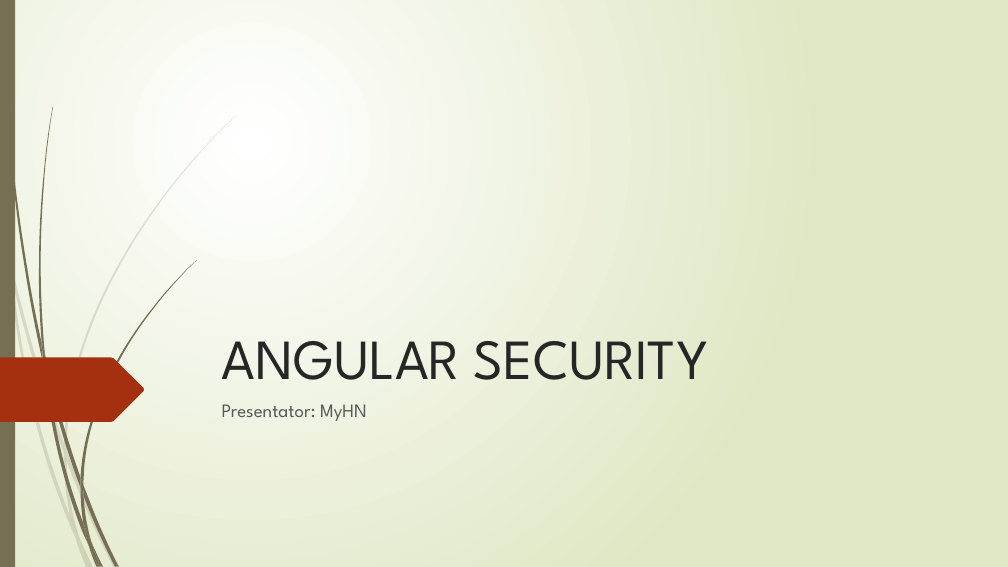
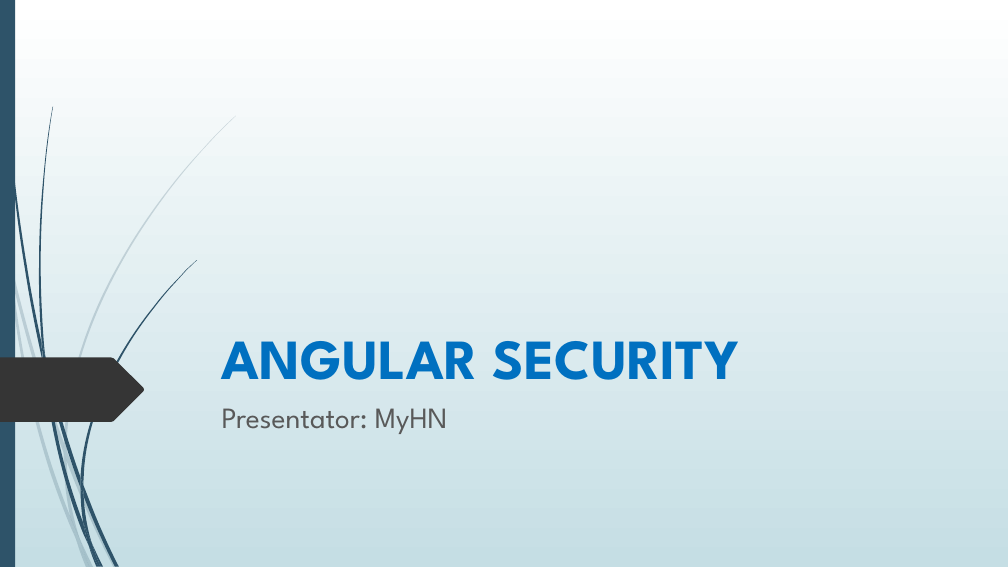
Before and after one commit to hoangmyit/Angular-NetCoreAuthenticationWithJWT, a slide deck: slide 1 of 1. Documents/ANGULAR SECURITY.pptx. Drawn at 1008x567 pixels with LibreOffice and Linux fonts; fonts in the diff are those of the drawing. Boxes give left, top, right and bottom in pixels: in the first picture for what was removed or moved away, otherwise in the second. Text is boxed around its words. In the diff, an @@ line names an element or a change of style, - is before the commit and + after.

```diff
--- a/1. Documents/ANGULAR SECURITY.pptx
+++ b/1. Documents/ANGULAR SECURITY.pptx
@@ background gradient #FFFFFF to #DFE8C4 to gradient #FFFFFF to #C5DEE5 @@
@@ freeform shape at <box>2,0,43,364</box>: fill #766F54 to #2E5369; outline redrawn @@
@@ fill #766F54 to #2E5369 in 12 elements at <box>45,357,80,488</box>, <box>83,485,119,566</box>, <box>43,361,88,546</box>, <box>92,544,104,567</box>, <box>42,340,48,382</box>, <box>80,260,197,485</box>, <box>88,546,98,567</box>, <box>80,488,91,544</box>, <box>80,477,83,496</box>, <box>83,523,101,566</box>, <box>0,0,15,567</box>, <box>39,107,53,357</box> @@
@@ title "ANGULAR SECURITY" at <box>222,341,740,380</box>: text colour #262626 to #0070C0, bold on @@
@@ freeform shape at <box>0,358,144,422</box>: fill #A53010 to #353535 @@
@@ subtitle "Presentator: MyHN" at <box>222,408,448,434</box>: size 18 to 28 pt @@
@@ fill #766F54 at 20% opacity to #2E5369 at 20% opacity in 10 elements at <box>0,213,8,265</box>, <box>11,261,64,453</box>, <box>67,451,117,567</box>, <box>79,538,94,567</box>, <box>8,265,76,540</box>, <box>64,453,79,538</box>, <box>64,116,236,451</box>, <box>76,540,90,567</box>, <box>64,443,67,461</box>, <box>70,516,90,567</box> @@
```
Also in this commit, not shown: 4 slides added, 1 slide removed.
